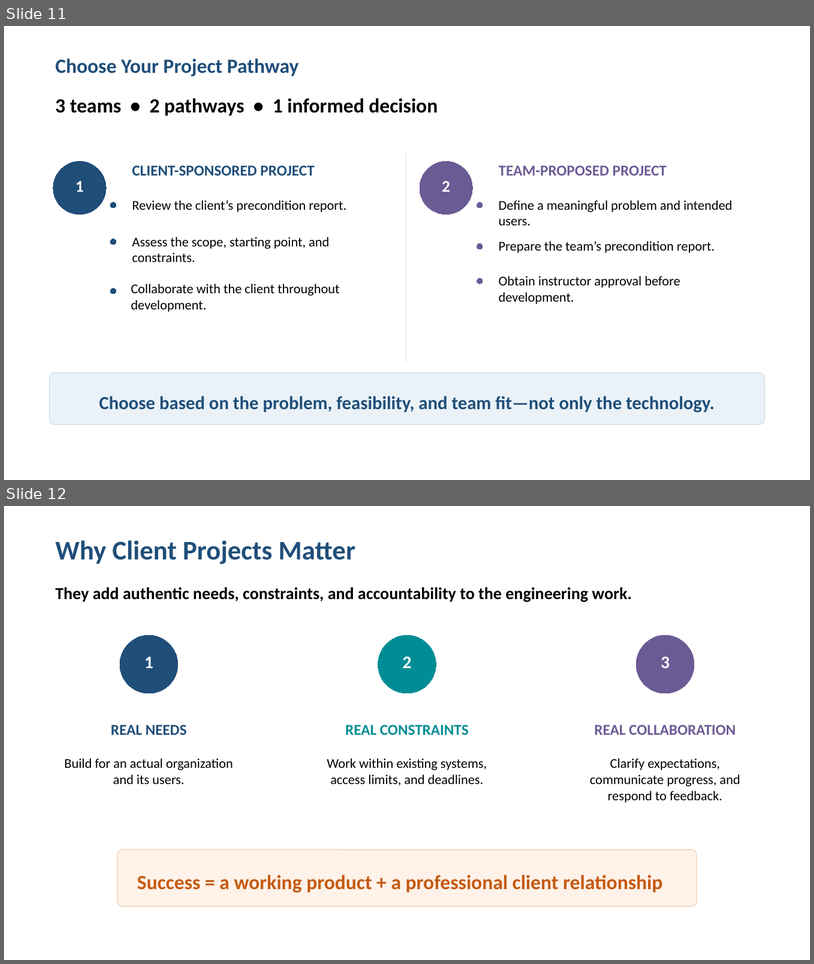
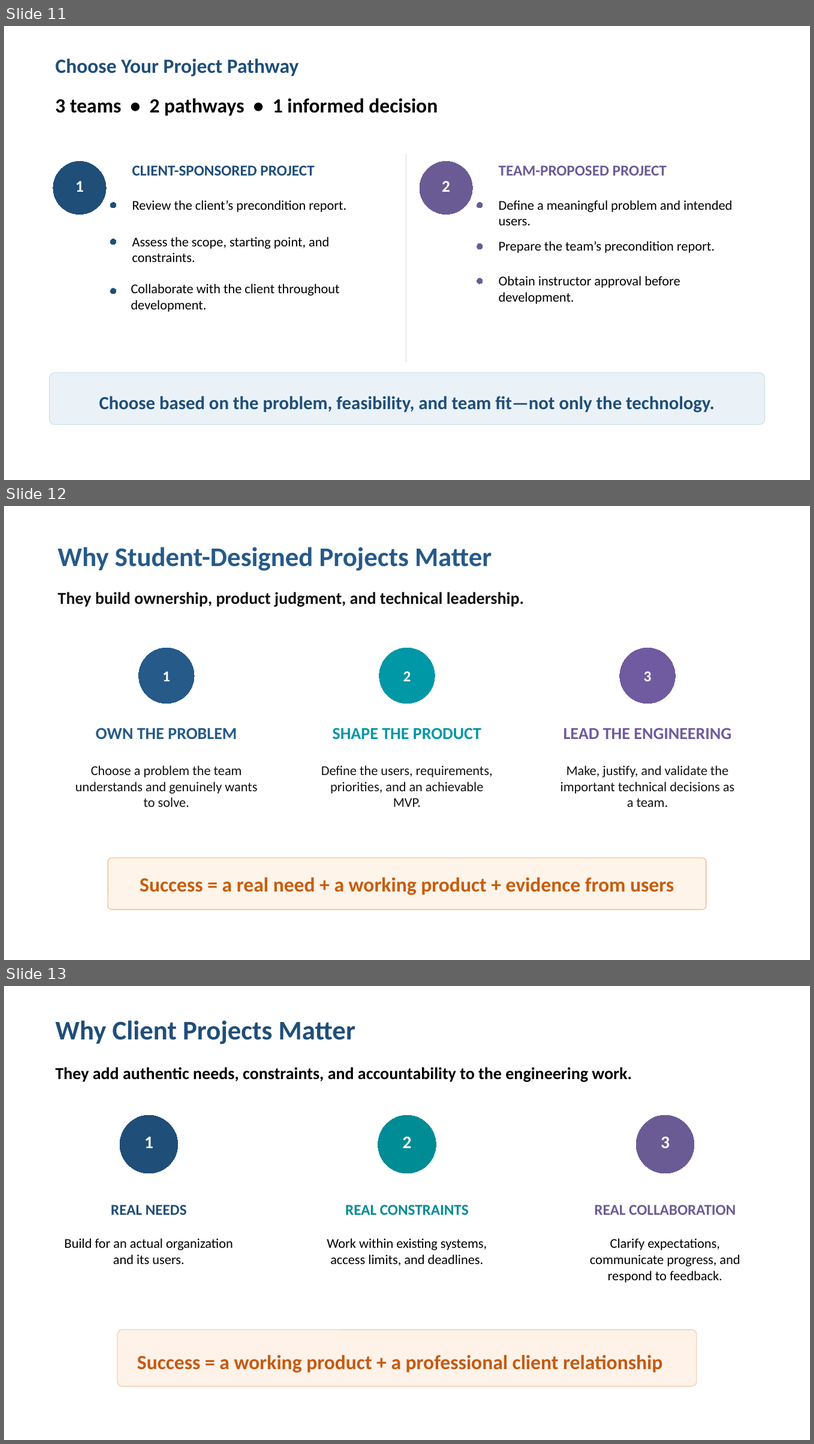
Before and after one commit to johnxu21/johnxu21.github.io, a slide deck: teaching/CS472/Timetable/ClassOverview-V2.pptx. Shown one above the other, each under a label of ours: slides 11 and 12 before the commit, slides 11, 12 and 13 after it. The pictures are 814x964 and 814x1444 pixels, drawn with LibreOffice and Linux fonts; fonts in the diff are those of the drawing. Boxes give left, top, right and bottom in pixels: in the first picture for what was removed or moved away, otherwise in the second. Text is boxed around its words. In the diff, an @@ line names an element or a change of style, - is before the commit and + after.

```diff
--- a/teaching/CS472/Timetable/ClassOverview-V2.pptx
+++ b/teaching/CS472/Timetable/ClassOverview-V2.pptx
@@ slide 12 added at [4,506,810,960], background #FFFFFF @@
@@ text added at [58,547,492,571], 32 pt, text #255A89, bold @@
+Why Student-Designed Projects Matter
@@ text added at [58,592,524,607], 20 pt, text #111111, bold @@
+They build ownership, product judgment, and technical leadership.
@@ ellipse added at [139,648,195,703], fill #255A89, outline #255A89 0 pt, 18 pt, text #FFFFFF, bold @@
+1
@@ ellipse added at [380,648,435,703], fill #0097A7, outline #0097A7 0 pt, 18 pt, text #FFFFFF, bold @@
+2
@@ ellipse added at [620,648,676,703], fill #705AA0, outline #705AA0 0 pt, 18 pt, text #FFFFFF, bold @@
+3
@@ text added at [96,727,237,739], 20 pt, text #255A89, bold @@
+OWN THE PROBLEM
@@ text added at [333,727,482,739], 20 pt, text #0097A7, bold @@
+SHAPE THE PRODUCT
@@ text added at [564,727,732,739], 20 pt, text #705AA0, bold @@
+LEAD THE ENGINEERING
@@ text added at [75,765,257,807], 16 pt, text #111111 @@
+Choose a problem the team understands and genuinely wants to solve.
@@ text added at [321,765,493,807], 16 pt, text #111111 @@
+Define the users, requirements, priorities, and an achievable MVP.
@@ text added at [561,765,735,807], 16 pt, text #111111 @@
+Make, justify, and validate the important technical decisions as a team.
@@ rounded rectangle added at [108,858,707,909], fill #FFF4E9, outline #F0B684 0.75 pt, 24 pt, text #C85C0A, bold @@
+Success = a real need + a working product + evidence from users
@@ what was slide 12 is now slide 13 @@
```
Also in this commit, not shown: 1 slide changed, 1 other file.
